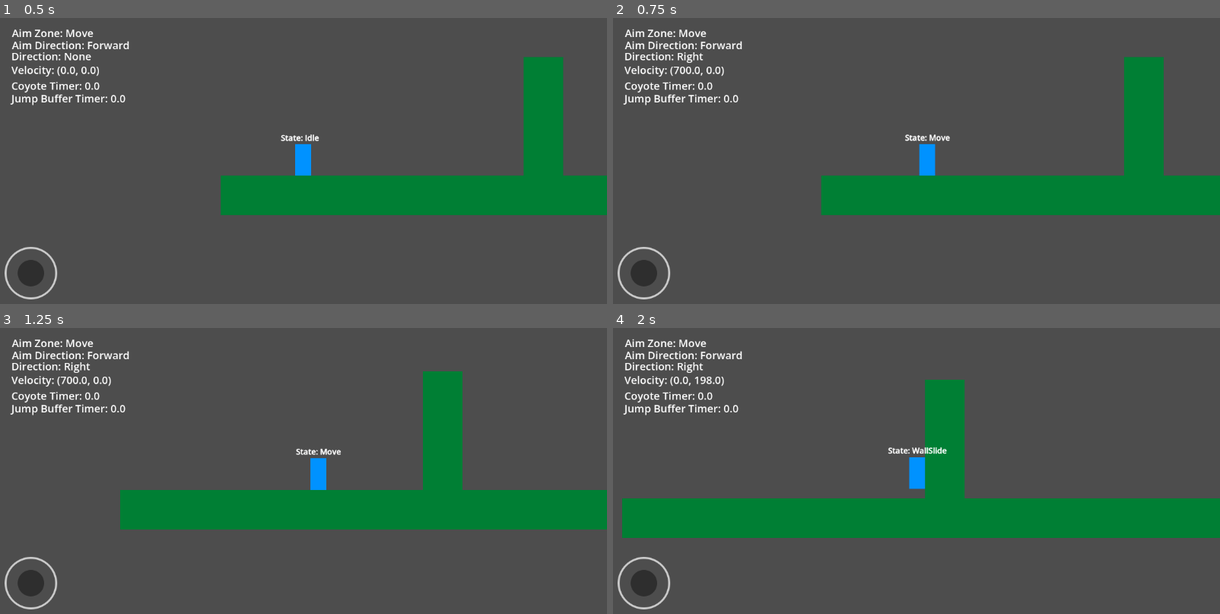
Above: before the commit, frames 1-4 (two rows, left to right).
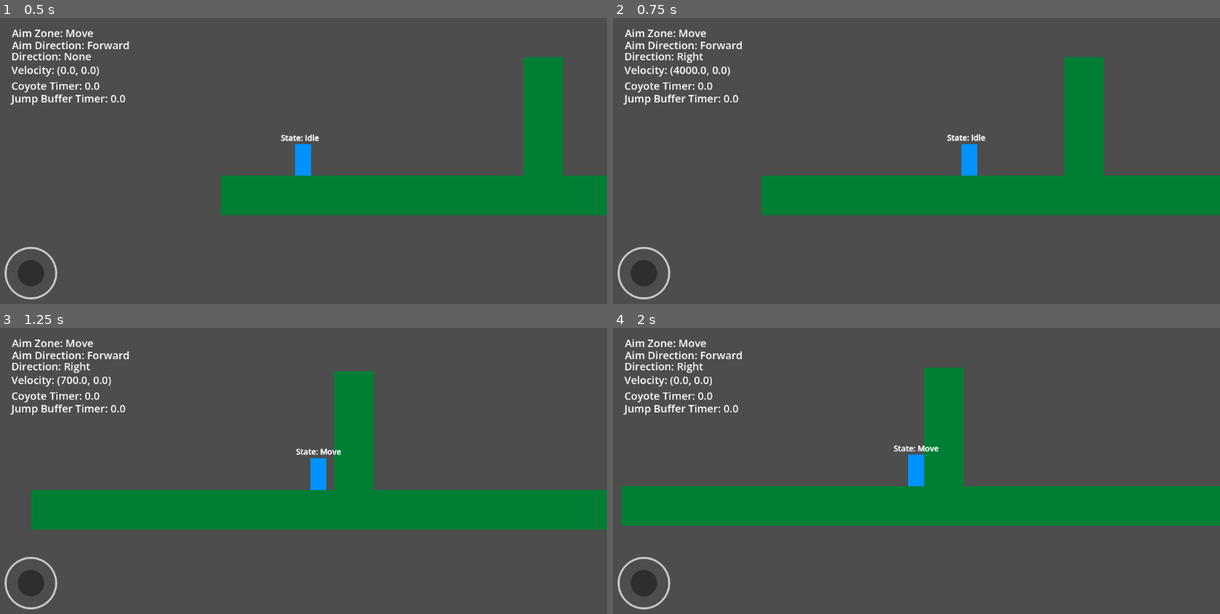
Above: after the commit, the same moments.

Repository: Mrdarx444/Veinbreaker
Game: Godot game, scene res://source/test/world.tscn
Two runs of this game, one before a commit and one after it. Both use one fixed random seed, a clock stepped at 60 frames per second and the inputs below.
Inputs:
- Up to frame 1 (0.5 s): no input
- Up to frame 2 (0.75 s): hold D (Right) from 0.53 s (still down); tap Shift (Dash, bound only after the commit) at 0.6 s
- Up to frame 3 (1.25 s): keep holding D (Right); tap Space (Jump) at 0.77 s
- Up to frame 4 (2 s): keep holding D (Right); tap Shift (Dash, bound only after the commit) at 1.35 s; tap Space (Jump) at 1.52 s

Frame 1 is identical in both runs. In frame 2, 7.8% of the frame differs, in the area x 9-91%, y 13-69%; in frame 3, 7.5%; in frame 4, 8.8%, in the area x 1-100%, y 13-74%.

Commit message:
Add Simple Dash Mechanism

Diff:
--- a/project.godot
+++ b/project.godot
@@ -57,6 +57,11 @@
 "events": [Object(InputEventKey,"resource_local_to_scene":false,"resource_name":"","device":-1,"window_id":0,"alt_press …(191 unchanged characters)…
 ]
 }
+Dash={
+"deadzone": 0.2,
+"events": [Object(InputEventKey,"resource_local_to_scene":false,"resource_name":"","device":-1,"window_id":0,"alt_pressed":false,"shift_pressed":false,"ctrl_pressed":false,"meta_pressed":false,"pressed":false,"keycode":0,"physical_keycode":4194325,"key_label":0,"unicode":0,"location":0,"echo":false,"script":null)
+]
+}
 
 [input_devices]
 
--- a/source/scenes/Player/player.tscn
+++ b/source/scenes/Player/player.tscn
@@ -8,6 +8,7 @@
 [ext_resource type="Script" uid="uid://booc1r8m0sjrd" path="res://source/scripts/Player/States/fall_state.gd" id="6_c4tgw"]
 [ext_resource type="Script" uid="uid://t641dacx3nys" path="res://source/scripts/Player/States/jump_state.gd" id="7_c4tgw"]
 [ext_resource type="Script" uid="uid://cpdvjkqdtfej1" path="res://source/scripts/Player/States/wall_state.gd" id="8_1w3qr"]
+[ext_resource type="Script" uid="uid://ivwe8m6c8rct" path="res://source/scripts/Player/States/dash_state.gd" id="9_2ebov"]
 
 [sub_resource type="RectangleShape2D" id="RectangleShape2D_yd3kj"]
 size = Vector2(60, 120)
@@ -98,12 +99,19 @@
 script = ExtResource("8_1w3qr")
 metadata/_custom_type_script = "uid://c6ee1ed1fi5b1"
 
+[node name="Dash" type="Node" parent="StateMachine" unique_id=1287062347]
+script = ExtResource("9_2ebov")
+metadata/_custom_type_script = "uid://c6ee1ed1fi5b1"
+
 [node name="Timers" type="Node" parent="." unique_id=1895822513]
 
 [node name="CoyoteTimer" type="Timer" parent="Timers" unique_id=302265838]
 one_shot = true
 
 [node name="JumpBufferTimer" type="Timer" parent="Timers" unique_id=687490601]
+one_shot = true
+
+[node name="DashTimer" type="Timer" parent="Timers" unique_id=2005891131]
 one_shot = true
 
 [node name="HUD" type="CanvasLayer" parent="." unique_id=69797456]
--- /dev/null
+++ b/source/scripts/Player/States/dash_state.gd
@@ -0,0 +1,25 @@
+extends PlayerState
+
+func enter(state_owner: Node2D, state_machine: StateMachine) -> void:
+	var player: Player = state_owner
+	player.dash_timer.start()
+	player.is_dashing = true
+	player.velocity.y = 0
+	player.velocity.x = player.dash_velocity * player.facing_direction
+
+func gravity_handle(delta: float, player: Player):
+	if !player.is_on_floor():
+		player.velocity.y = min(
+			player.velocity.y + (player.gravity * delta * player.dash_gravity_coefficient),
+			player.max_fall_speed
+		)
+	else :
+		player.velocity.y = 0
+
+func get_next_state(player: Player) -> StringName:
+	if player.dash_timer.is_stopped():
+		print("test")
+		player.is_dashing = false
+		player.velocity.x = 0
+		return &"Idle"
+	return &""
--- a/source/scripts/Player/States/fall_state.gd
+++ b/source/scripts/Player/States/fall_state.gd
@@ -18,5 +18,6 @@
 			return &"Jump"
 	if can_wall_slide(player):
 		return &"WallSlide"
-
+	if Input.is_action_just_pressed("Dash"):
+		return &"Dash"
 	return &""
--- a/source/scripts/Player/States/idle_state.gd
+++ b/source/scripts/Player/States/idle_state.gd
@@ -23,4 +23,6 @@
 	if !player.jump_buffer_timer.is_stopped():
 		player.jump_buffer_timer.stop()
 		return &"Jump"
+	if Input.is_action_just_pressed("Dash"):
+		return &"Dash"
 	return &""
--- a/source/scripts/Player/States/jump_state.gd
+++ b/source/scripts/Player/States/jump_state.gd
@@ -17,4 +17,6 @@
 		return &"Fall"
 	if can_wall_slide(player):
 		return &"WallSlide"
+	if Input.is_action_just_pressed("Dash"):
+		return &"Dash"
 	return &""
--- a/source/scripts/Player/States/move_state.gd
+++ b/source/scripts/Player/States/move_state.gd
@@ -16,4 +16,6 @@
 	if !player.jump_buffer_timer.is_stopped():
 		player.jump_buffer_timer.stop()
 		return &"Jump"
+	if Input.is_action_just_pressed("Dash"):
+		return &"Dash"
 	return &""
--- a/source/scripts/Player/States/wall_state.gd
+++ b/source/scripts/Player/States/wall_state.gd
@@ -8,7 +8,7 @@
 	super.physics_update(delta, state_owner, state_machine)
 
 func gravity_handle(delta: float, player: Player):
-	player.velocity.y += player.gravity * delta * player.wall_slide_coefficient
+	player.velocity.y = min(player.velocity.y + (player.gravity * delta * player.wall_slide_coefficient), player.max_fall_speed)
 
 func get_next_state(player: Player) -> StringName:
 	if player.is_on_floor():
--- a/source/scripts/Player/player.gd
+++ b/source/scripts/Player/player.gd
@@ -6,6 +6,7 @@
 @export var acceleration: float = speed * 8
 @export var friction: float = speed * 10
 @export_range(0, 1, .01) var aiming_slowdown_ratio: float = 0.75
+var facing_direction: int = 1
 @export_subgroup("Jump & Fall")
 var gravity: float = ProjectSettings.get_setting("physics/2d/default_gravity") * 2
 @export var max_fall_speed: float = 1500.0
@@ -17,6 +18,11 @@
 @export_subgroup("Wall slide/jump")
 @export_range(0, 1, .01) var wall_slide_coefficient: float = 0.45
 @export var wall_jump_velocity_x: float = 800.0
+@export_subgroup("Dash")
+@export var is_dashing: bool = true
+@export var dash_velocity: float = 4000.0
+@export var dash_time: float = 0.1
+@export var dash_gravity_coefficient: float = 0.1
 
 # Nodes
 @onready var joystick: PlayerAimComponent = $Components/PlayerAimComponent
@@ -25,6 +31,7 @@
 @onready var left_raycast: RayCast2D = $RayCasts/LeftWall
 @onready var right_raycast: RayCast2D = $RayCasts/RightWall
 @onready var bottom_slide_stop_raycast: RayCast2D = $RayCasts/BottomSlideStop
+@onready var dash_timer: Timer = $Timers/DashTimer
 
 # Debugging
 const DEBUG_MODE: bool = true
@@ -39,9 +46,13 @@
 func _ready() -> void:
 	coyote_timer.wait_time = coyote_time
 	jump_buffer_timer.wait_time = jump_buffer_time
+	dash_timer.wait_time = dash_time
+
 	debug_labels_container.visible = DEBUG_MODE
 
 func _physics_process(delta: float) -> void:
+	if joystick.move_direction:
+		facing_direction = int(joystick.move_direction)
 	if DEBUG_MODE: _debug()
 
 func _debug():
Not shown, added: source/scripts/Player/States/dash_state.gd.uid
